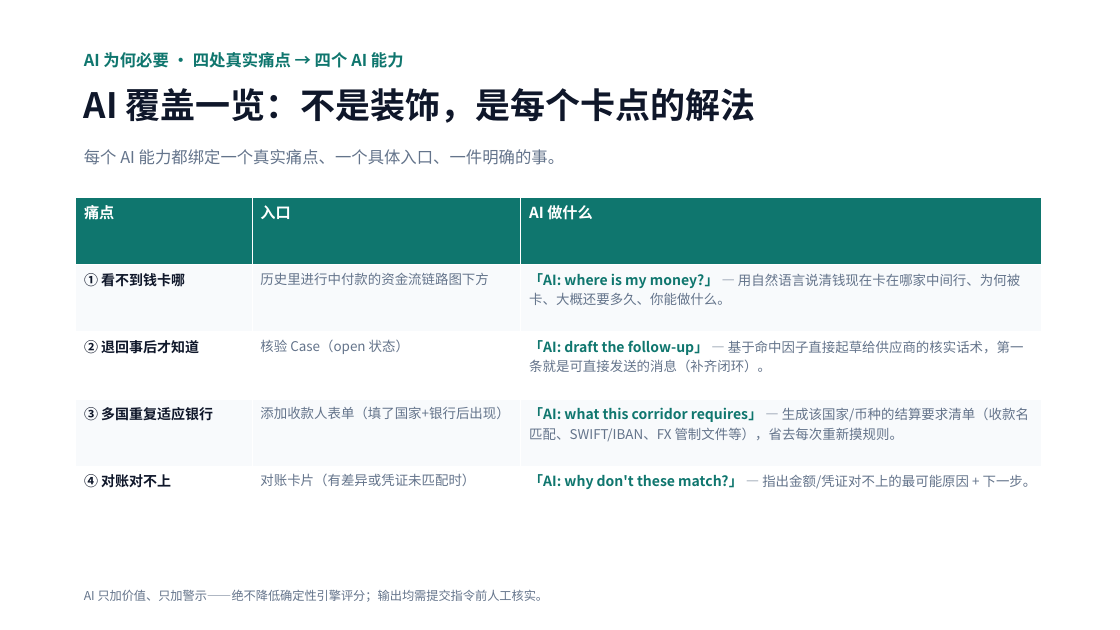
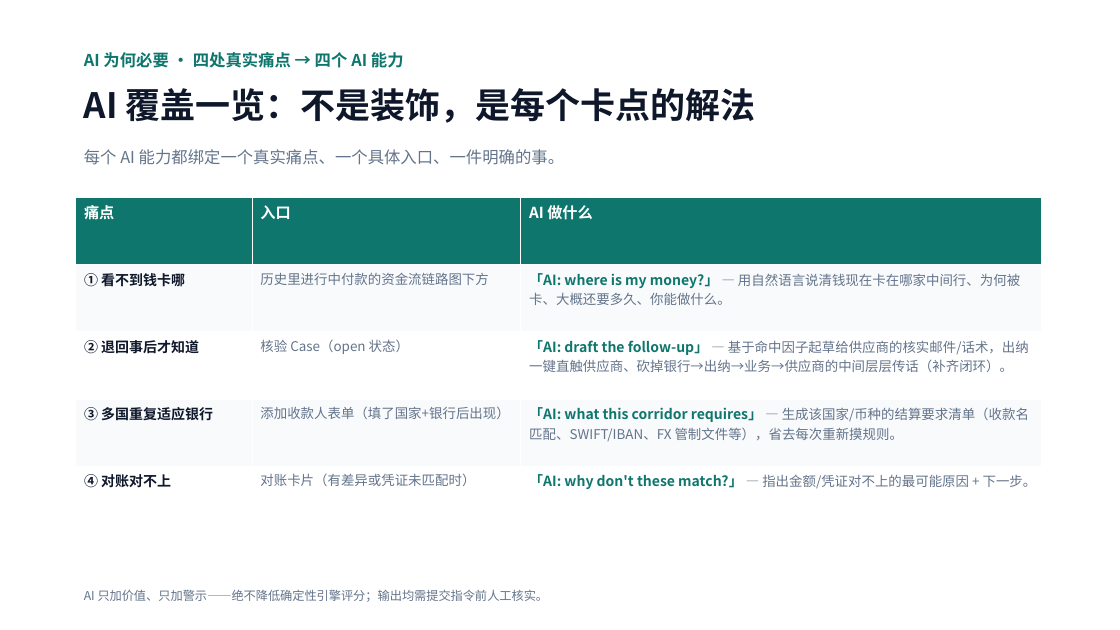
Before and after one commit to Michael-4753/flowguard-payout, a slide deck: slide 8 of public/FlowGuard-Hackathon-Pitch.pptx. Drawn at 1120x630 pixels with LibreOffice and Linux fonts; fonts in the diff are those of the drawing. Boxes give left, top, right and bottom in pixels: in the first picture for what was removed or moved away, otherwise in the second. Text is boxed around its words. In the diff, an @@ line names an element or a change of style, - is before the commit and + after.

```diff
--- a/public/FlowGuard-Hackathon-Pitch.pptx
+++ b/public/FlowGuard-Hackathon-Pitch.pptx
@@ table at box(76, 197, 1042, 534) @@
-row 3, column 3: 「AI: draft the follow-up」 — 基于命中因子直接起草给供应商的核实话术，第一条就是可直接发送的消息（补齐闭环）。
+row 3, column 3: 「AI: draft the follow-up」 — 基于命中因子起草给供应商的核实邮件/话术，出纳一键直触供应商、砍掉银行→出纳→业务→供应商的中间层层传话（补齐闭环）。
```
Also in this commit, not shown: 1 other slide changed.
